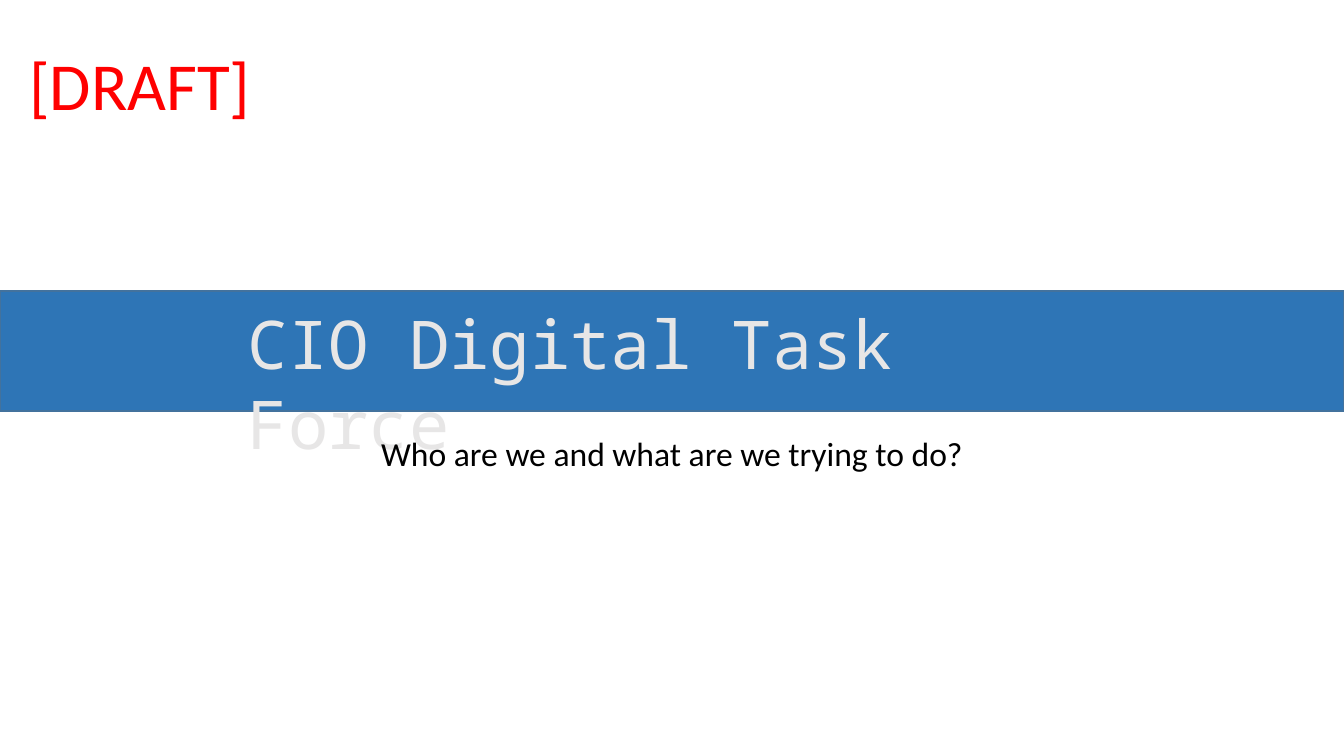
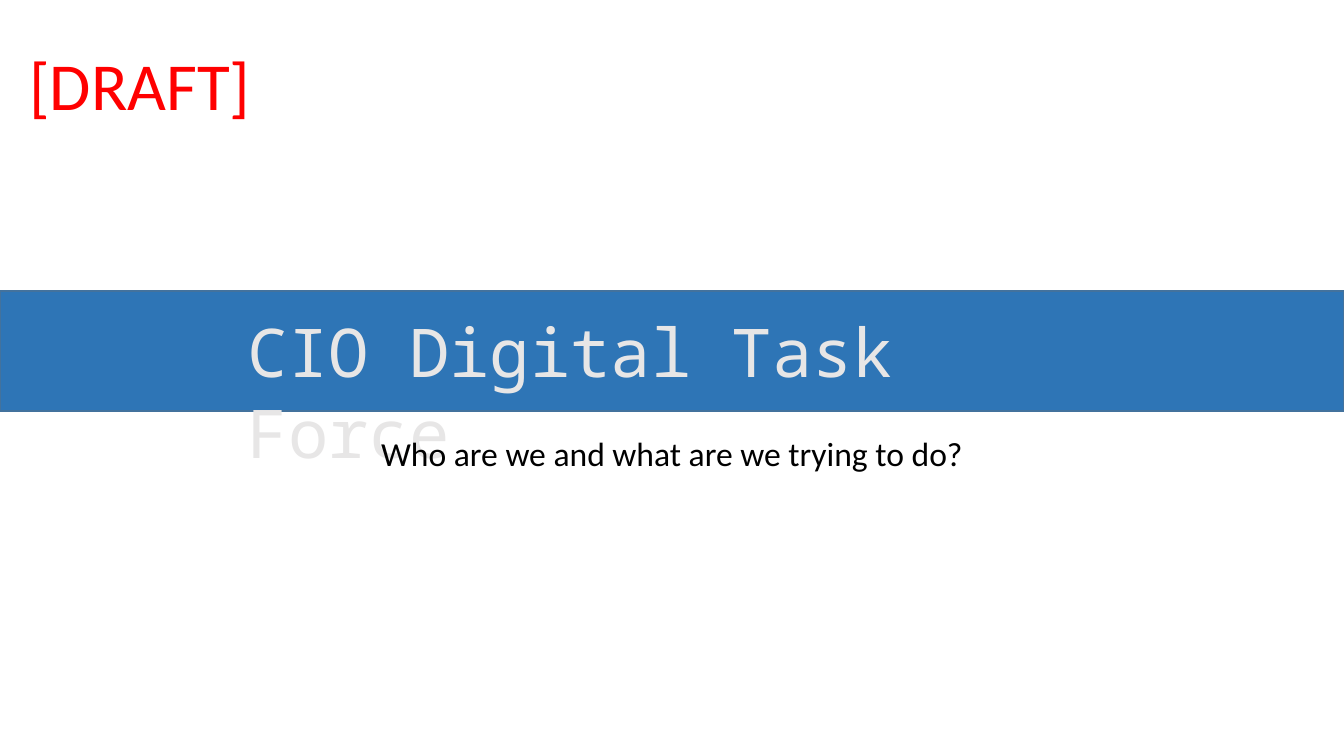
Before and after one commit to dto-btn/reading-material, a slide deck: slide 1 of Digital Task Force - Introduction - long form.pptx. Drawn at 1344x756 pixels with LibreOffice and Linux fonts; fonts in the diff are those of the drawing. Boxes give left, top, right and bottom in pixels: in the first picture for what was removed or moved away, otherwise in the second. Text is boxed around its words. In the diff, an @@ line names an element or a change of style, - is before the commit and + after.

```diff
--- a/Digital Task Force - Introduction - long form.pptx
+++ b/Digital Task Force - Introduction - long form.pptx
@@ text "CIO Digital Task Force" rewrapped from [248, 318, 893, 467] to [248, 326, 893, 467] @@
```
Also in this commit, not shown: 10 other slides changed.
